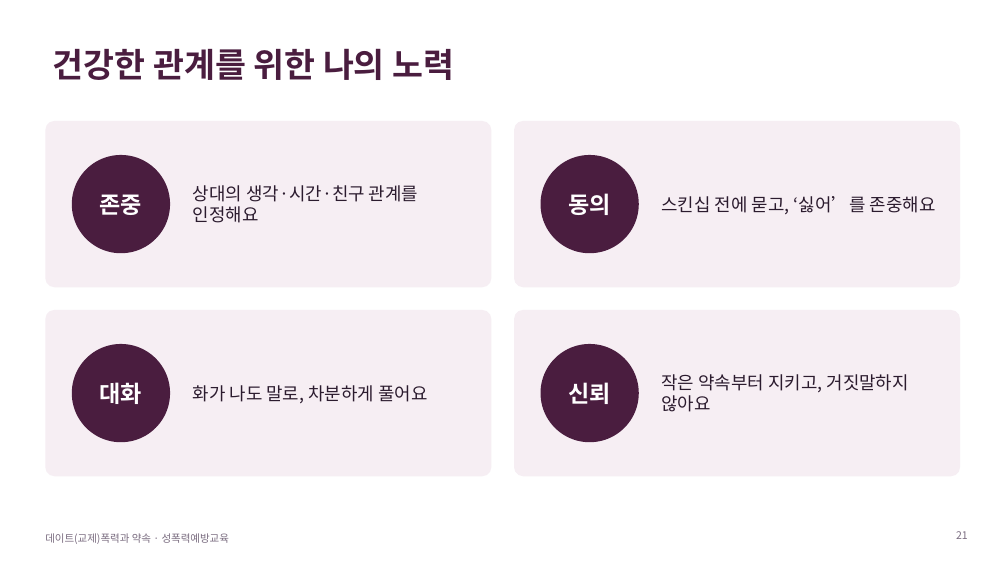
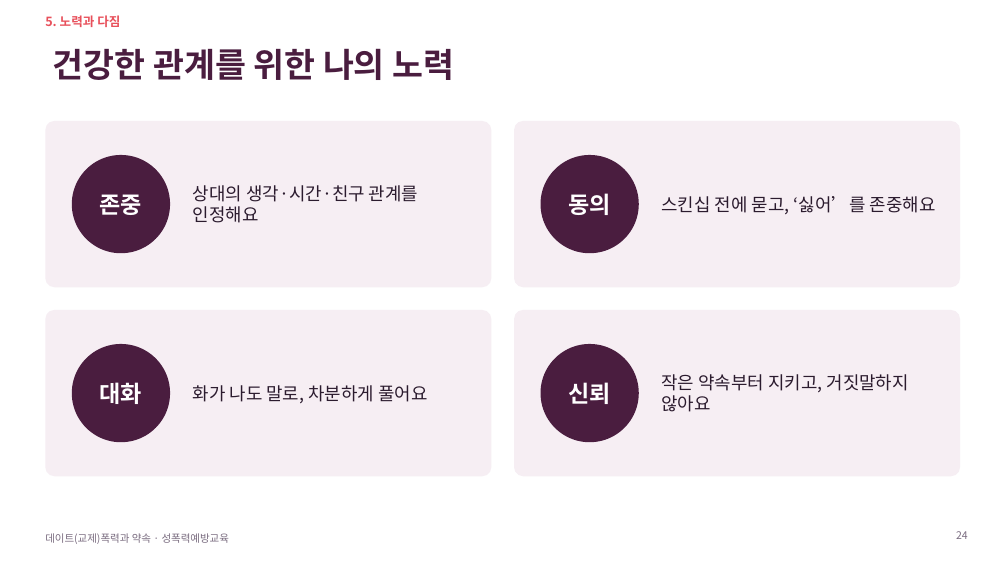
Before and after one commit to ash1234a/security-research-learning, a slide deck: slide 24 of 데이트폭력과_약속.pptx (slide 21 before the commit). Drawn at 1008x567 pixels with LibreOffice and Linux fonts; fonts in the diff are those of the drawing. Boxes give left, top, right and bottom in pixels: in the first picture for what was removed or moved away, otherwise in the second. Text is boxed around its words. In the diff, an @@ line names an element or a change of style, - is before the commit and + after.

```diff
--- a/데이트폭력과_약속.pptx
+++ b/데이트폭력과_약속.pptx
@@ text added at bbox=[45, 15, 120, 27], 12 pt, text #E8505B, bold @@
+5. 노력과 다짐
@@ page number at bbox=[956, 531, 968, 539]: text changed @@
-21
+24
```
Also in this commit, not shown: 17 other slides changed, 9 slides added, 8 slides removed.
